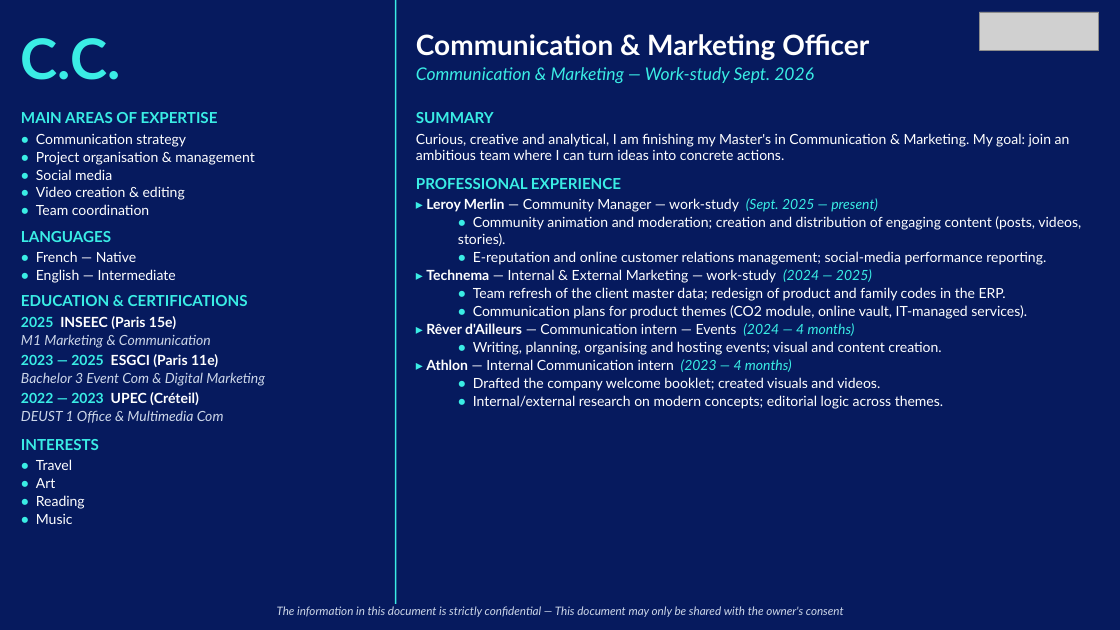
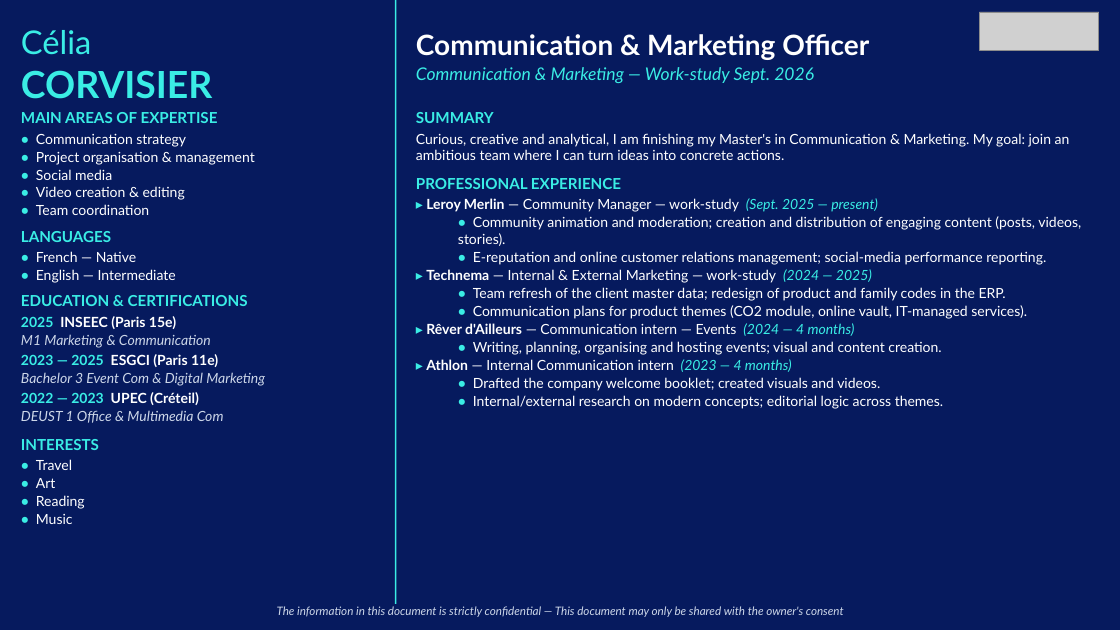
Before and after one commit to insidebankingfrance-rgb/G-n-rateur-de-CV, a slide deck: slide 4 of outputs/all_cvs.pptx. Drawn at 1120x630 pixels with LibreOffice and Linux fonts; fonts in the diff are those of the drawing; grey boxes stand for pictures. Boxes give left, top, right and bottom in pixels: in the first picture for what was removed or moved away, otherwise in the second. Text is boxed around its words. In the diff, an @@ line names an element or a change of style, - is before the commit and + after.

```diff
--- a/outputs/all_cvs.pptx
+++ b/outputs/all_cvs.pptx
@@ text at (x1=21, y1=30, x2=212, y2=99): text changed; size 48 to 32 pt @@
-C.C.
+Célia
+CORVISIER
```
Also in this commit, not shown: 13 other slides changed, 6 other files.
